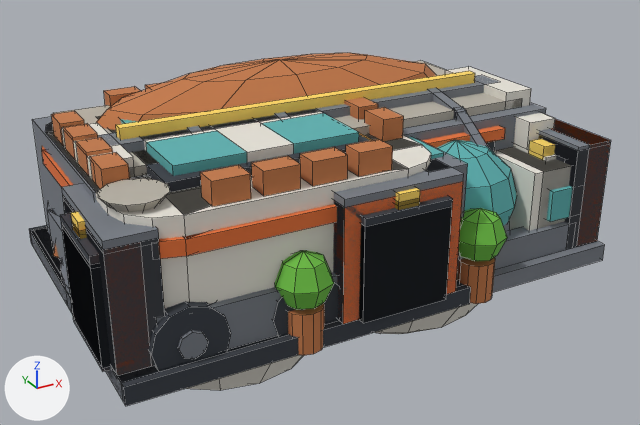
A saved change to the Blender file game/assets/blender/era2.blend.
Rendered twice from a 50 mm camera at (-0.75, -3.18, 2.34) aimed at (1.52, 0.95, 0.28). The axes (+X, +Y, +Z) are drawn at lower left. The lights are the same throughout. The first picture is the older version. Mesh edges are drawn as thin lines.
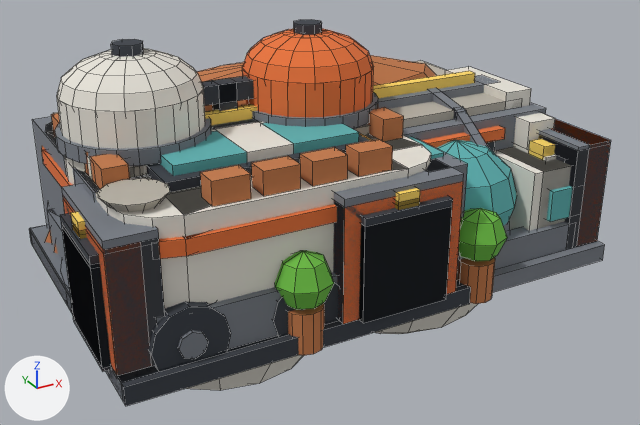
What differs and where, as boxes (x1, y1, x2, y2) in the pictures (640 x 425 px):
'Sphere.028', added: after (57, 48, 204, 113)
'Cylinder.030', added: after (57, 89, 205, 185)
'Sphere.029', added (orange): after (242, 29, 373, 85)
'Cylinder.035', added (orange): after (242, 66, 374, 117)
'Cylinder.032', added: after (55, 118, 211, 166)
'Cylinder.037', added: after (252, 92, 378, 129)
'Cube.172', added: after (201, 76, 254, 106)
'Cube.164', added: after (30, 225, 110, 378)
'Cylinder.033', added: after (111, 39, 144, 57)
'Cube.173', added: after (212, 78, 238, 111)
'Cylinder.038', added: after (294, 19, 322, 35)
'Sphere.027', added (mostly hidden): after (45, 230, 52, 243)
'Sphere.026', unchanged, covered by the edit: before (96, 53, 436, 130); after (197, 55, 436, 111)
'Cube.047', unchanged, covered by the edit: before (116, 71, 475, 140); after (205, 71, 475, 125)
'Cube.150', unchanged, uncovered by the edit: after (104, 242, 165, 375)
'Cube.057', unchanged, covered by the edit: before (63, 199, 165, 375); after (104, 238, 159, 330)

The change, as a diff of the scene's bpy script:
```diff
--- a/game/assets/blender/era2.blend.py
+++ b/game/assets/blender/era2.blend.py
@@ ob_cube_173 @@
+ob_cube_173 = bpy.data.objects.new('Cube.173', me_cube_173)  # a box spanning x -0.5..0.5, y -0.5..0.5, z -0.5..0.5; in mat_mars_palette_dark_trim (dark grey #3a3f47)
+ob_cube_173.location = (1.0, 1.05, 0.9)
+ob_cube_173.scale = (0.1, 0.1, 0.4)
@@ ob_cube_172 @@
+ob_cube_172 = bpy.data.objects.new('Cube.172', me_cube_172)  # a box spanning x -0.5..0.5, y -0.5..0.5, z -0.5..0.5; in mat_mars_palette_dark_trim (dark grey #3a3f47)
+ob_cube_172.location = (1.0, 1.05, 1.05)
+ob_cube_172.scale = (1.0, 0.1, 0.1)
@@ ob_cylinder_038 @@
+ob_cylinder_038 = bpy.data.objects.new('Cylinder.038', me_cylinder_038)  # an 8-sided cylinder along z spanning x -0.08..0.08, y -0.08..0.08, z -0.04..0.04; in mat_mars_palette_dark_trim (dark grey #3a3f47)
+ob_cylinder_038.location = (1.5, 1.05, 1.32)
@@ ob_cylinder_037 @@
+ob_cylinder_037 = bpy.data.objects.new('Cylinder.037', me_cylinder_037)  # a 24-sided cylinder along z spanning x -0.39..0.39, y -0.39..0.39, z -0.04..0.04; in mat_mars_palette_metal_grey (grey #7a7f87)
+ob_cylinder_037.location = (1.5, 1.05, 0.9)
@@ ob_sphere_029 @@
+ob_sphere_029 = bpy.data.objects.new('Sphere.029', me_sphere_029)  # a UV sphere (16 segments, 8 rings, poles along z) spanning x -0.36..0.36, y -0.36..0.36, z -0.36..0.36; in mat_mars_palette_accent_orange (orange #e8743b)
+ob_sphere_029.location = (1.5, 1.05, 1.12)
+ob_sphere_029.scale = (1.0, 1.0, 0.55)
@@ ob_cylinder_035 @@
+ob_cylinder_035 = bpy.data.objects.new('Cylinder.035', me_cylinder_035)  # a 24-sided cylinder along z spanning x -0.36..0.36, y -0.36..0.36, z -0.48..0.48; in mat_mars_palette_accent_orange (orange #e8743b)
+ob_cylinder_035.location = (1.5, 1.05, 0.64)
@@ ob_cylinder_033 @@
+ob_cylinder_033 = bpy.data.objects.new('Cylinder.033', me_cylinder_038.copy())
+ob_cylinder_033.location = (0.5, 1.05, 1.32)
@@ ob_cylinder_032 @@
+ob_cylinder_032 = bpy.data.objects.new('Cylinder.032', me_cylinder_037.copy())
+ob_cylinder_032.location = (0.5, 1.05, 0.9)
@@ ob_sphere_028 @@
+ob_sphere_028 = bpy.data.objects.new('Sphere.028', me_sphere_028)  # a UV sphere (16 segments, 8 rings, poles along z) spanning x -0.36..0.36, y -0.36..0.36, z -0.36..0.36; in mat_mars_palette_hull_white (white #e8e4da)
+ob_sphere_028.location = (0.5, 1.05, 1.12)
+ob_sphere_028.scale = (1.0, 1.0, 0.55)
@@ ob_cylinder_030 @@
+ob_cylinder_030 = bpy.data.objects.new('Cylinder.030', me_cylinder_030)  # a 24-sided cylinder along z spanning x -0.36..0.36, y -0.36..0.36, z -0.48..0.48; in mat_mars_palette_hull_white (white #e8e4da)
+ob_cylinder_030.location = (0.5, 1.05, 0.64)
@@ ob_sphere_027 @@
+ob_sphere_027 = bpy.data.objects.new('Sphere.027', me_sphere_023.copy())  # the mesh of ob_sphere_023
+ob_sphere_027.location = (1.0, 1.66, 0.1)
+ob_sphere_027.scale = (0.92, 0.26, 0.46)
@@ ob_cube_164 @@
+ob_cube_164 = bpy.data.objects.new('Cube.164', me_cube_164)  # a box spanning x -0.5..0.5, y -0.5..0.5, z -0.5..0.5; in mat_mars_palette_metal_grey (grey #7a7f87)
+ob_cube_164.location = (1.0, 1.1, 0.06)
+ob_cube_164.scale = (1.88, 1.6, 0.12)
```
